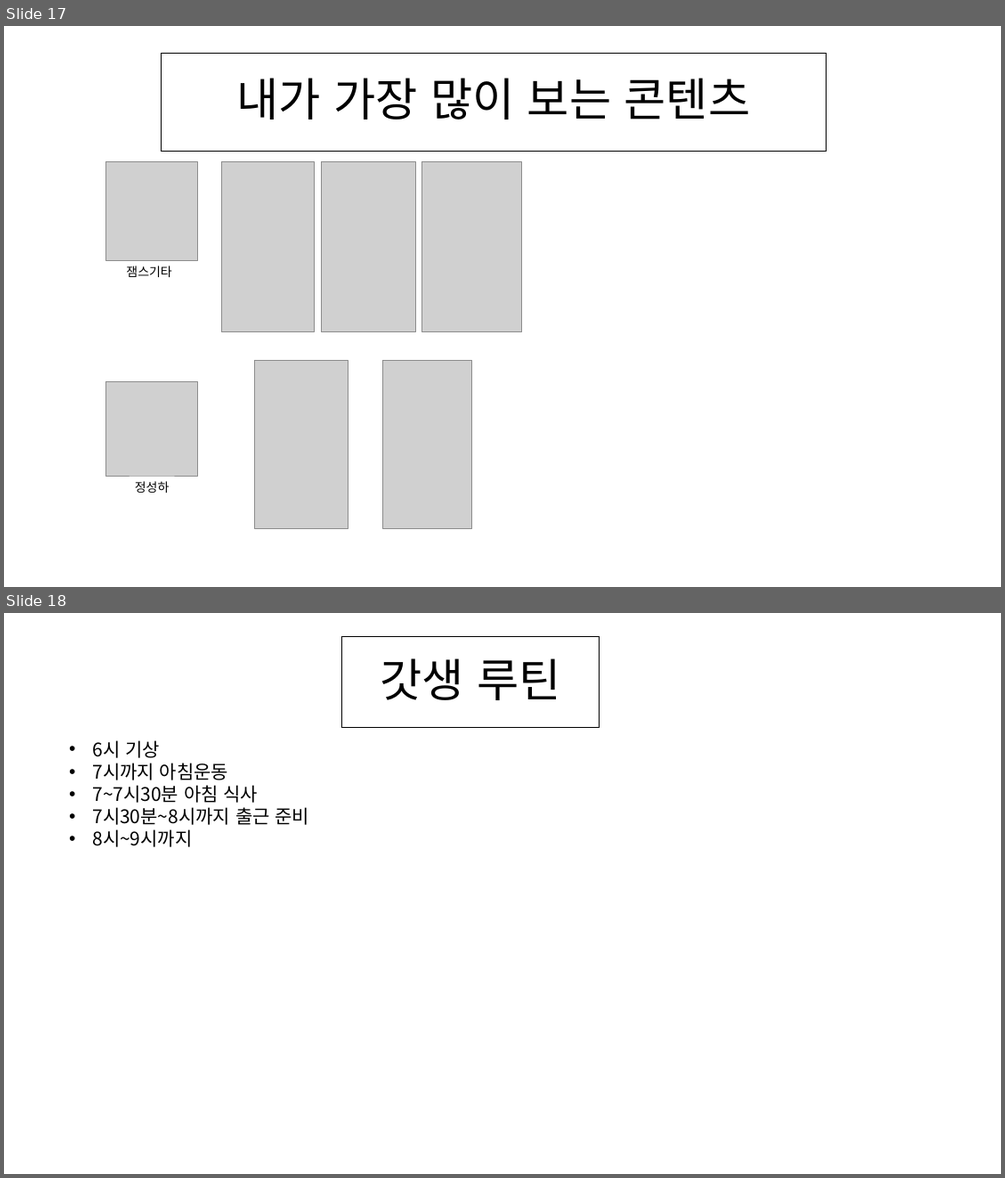
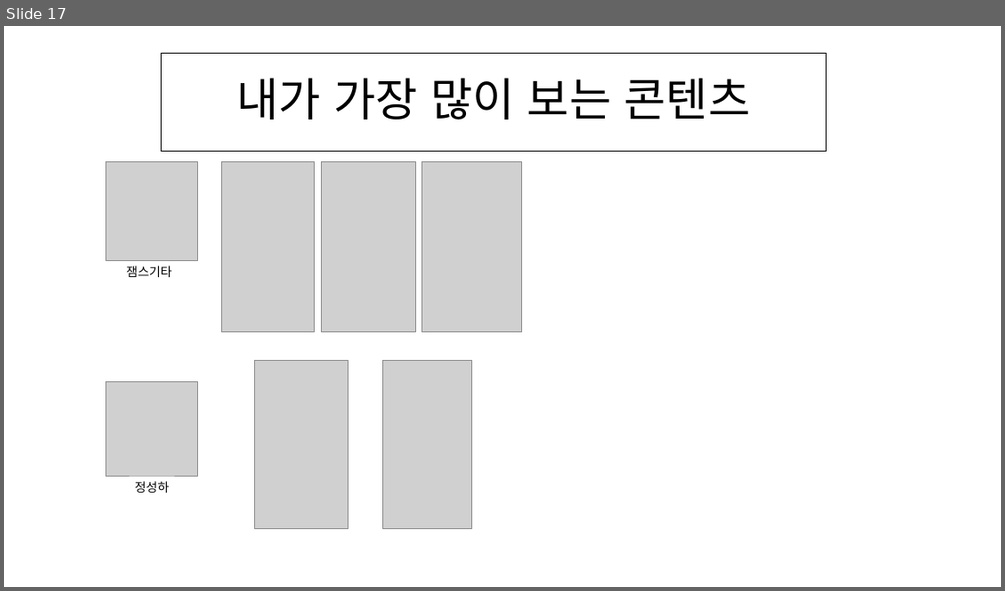
Before and after one commit to sealdog4133/power, a slide deck: 박기수의 자기소개 프레젠테이션.pptx. Shown one above the other, each under a label of ours: slides 17 and 18 before the commit, slide 17 after it. The pictures are 1005x1178 and 1005x591 pixels, drawn with LibreOffice and Linux fonts; fonts in the diff are those of the drawing; grey boxes stand for pictures. Boxes give left, top, right and bottom in pixels: in the first picture for what was removed or moved away, otherwise in the second. Text is boxed around its words. In the diff, an @@ line names an element or a change of style, - is before the commit and + after.

```diff
--- a/박기수의 자기소개 프레젠테이션.pptx
+++ b/박기수의 자기소개 프레젠테이션.pptx
@@ slide 18 removed at [4,613,1001,1174], background #FFFFFF @@
@@ title removed at [342,637,600,728] @@
-갓생 루틴
@@ text removed at [92,740,310,847] @@
-• 6시 기상
-• 7시까지 아침운동
-• 7~7시30분 아침 식사
-• 7시30분~8시까지 출근 준비
-• 8시~9시까지
```
Also in this commit, not shown: 3 slides added, 2 other slides removed.
